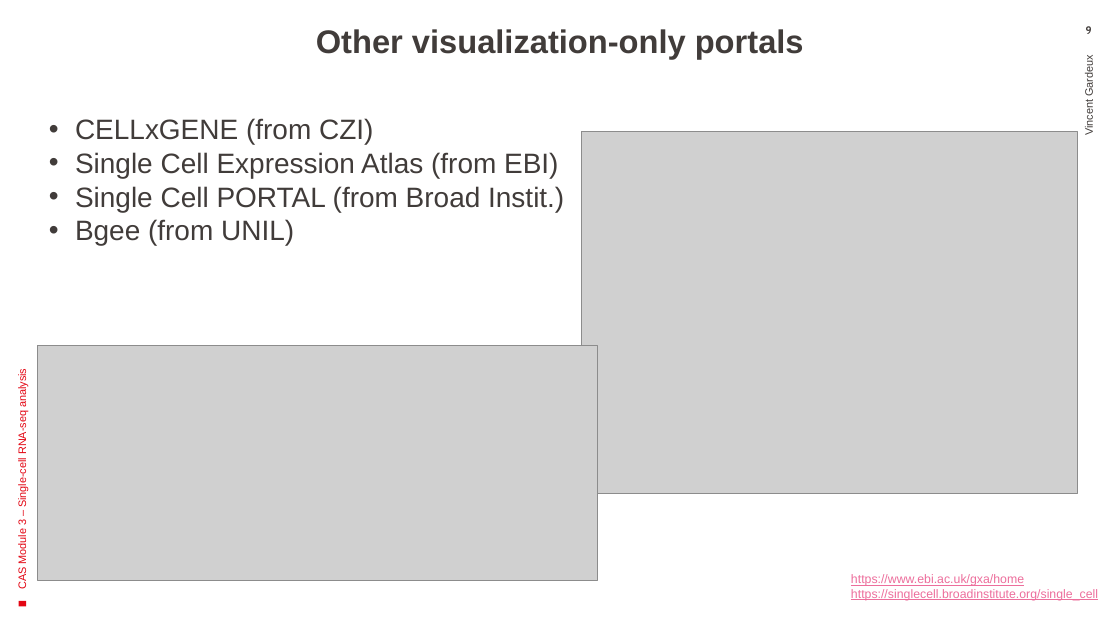
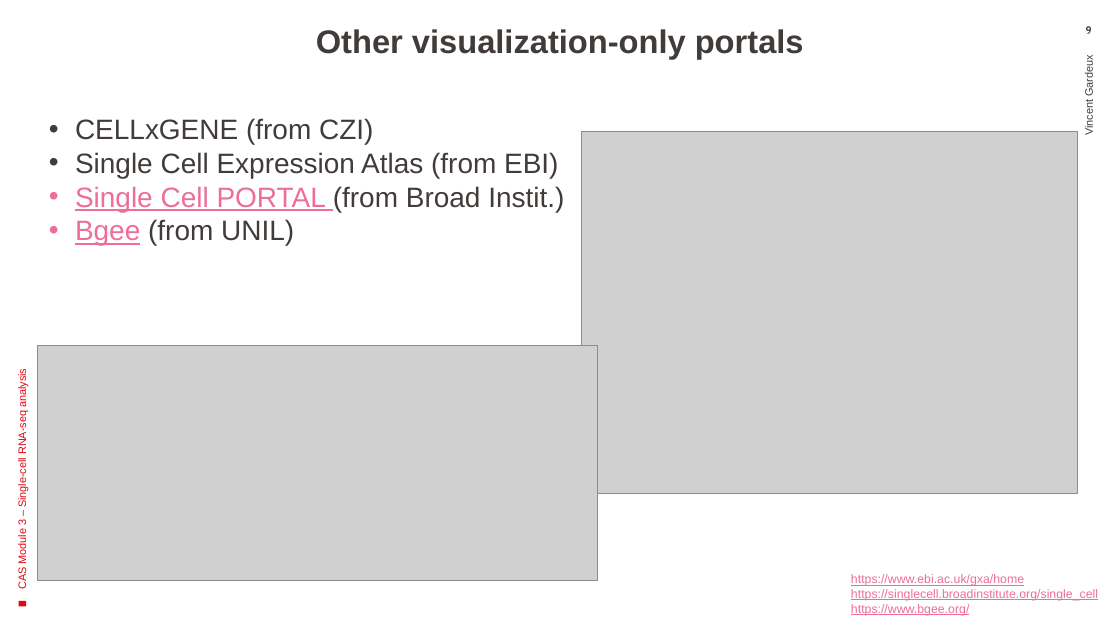
Before and after one commit to DeplanckeLab/CAS-scRNAseq-2025, a slide deck: slide 9 of 2025-04-11_CAS-UNIL_ASAP.pptx. Drawn at 1120x630 pixels with LibreOffice and Linux fonts; fonts in the diff are those of the drawing; grey boxes stand for pictures. Boxes give left, top, right and bottom in pixels: in the first picture for what was removed or moved away, otherwise in the second. Text is boxed around its words. In the diff, an @@ line names an element or a change of style, - is before the commit and + after.

```diff
--- a/2025-04-11_CAS-UNIL_ASAP.pptx
+++ b/2025-04-11_CAS-UNIL_ASAP.pptx
@@ text at <box>75,186,564,245</box>: text colour #413C3A to #ED6E9C, underline on in "Single Cell PORTAL", "Bgee" @@
@@ text at <box>851,604,969,616</box>: paragraph added @@
+https://www.bgee.org/
```
Also in this commit, not shown: 4 other slides changed.
